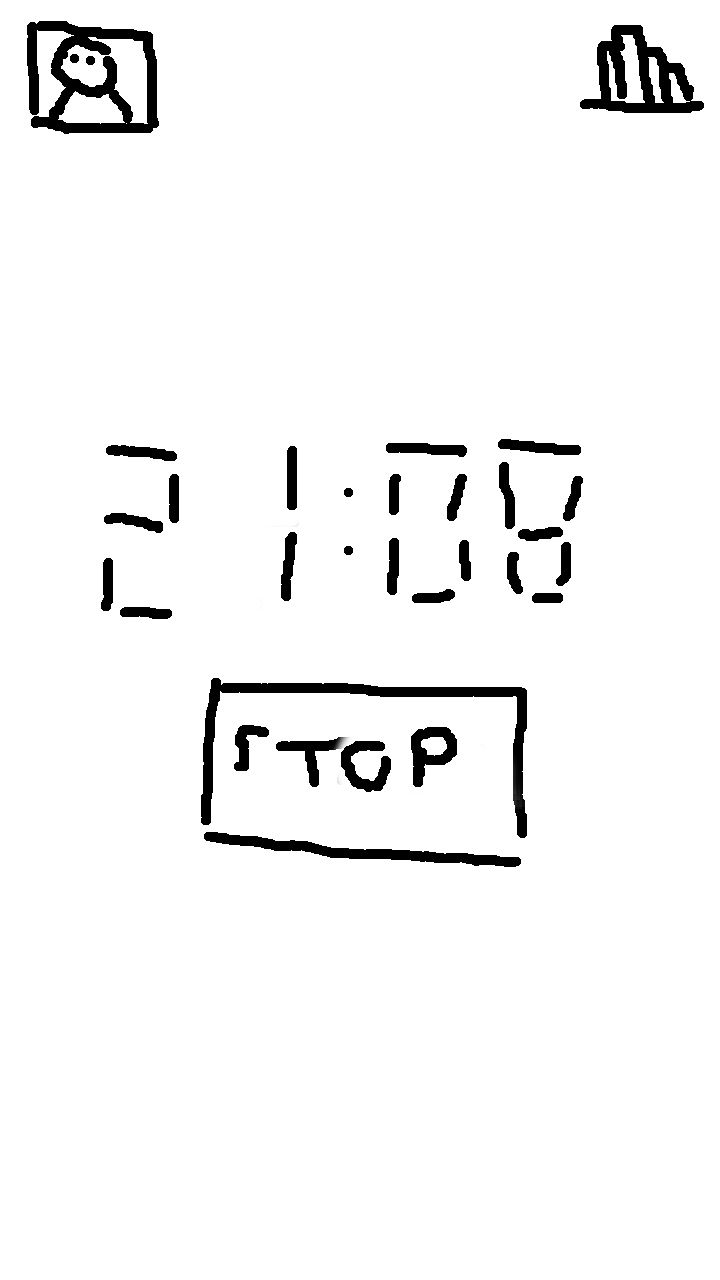
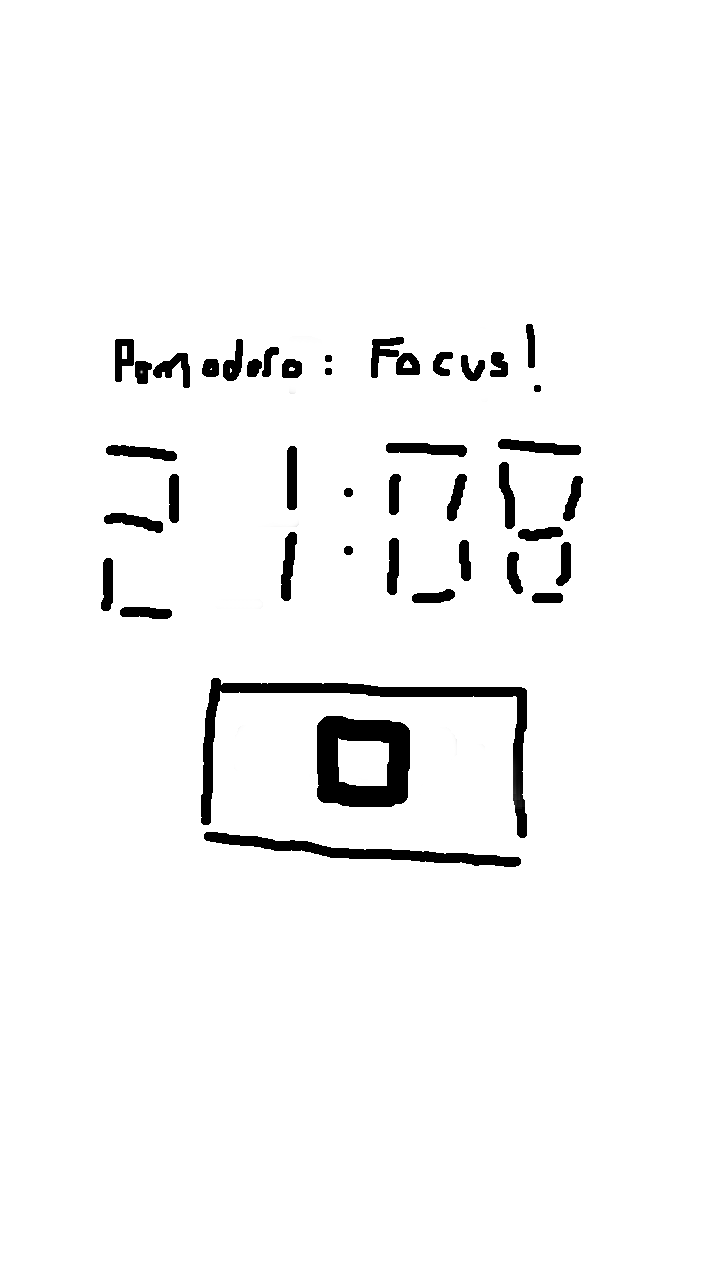
Two versions of the same layered image (720×1280). Layer-by-layer changes:
removed layer "user_profile copy" over [27, 21, 159, 134]
hid "user_profile" over [27, 21, 159, 134]
added layer "focus!" above "Background" over [115, 324, 541, 402]
painted on "Background" over [234, 25, 704, 807]
